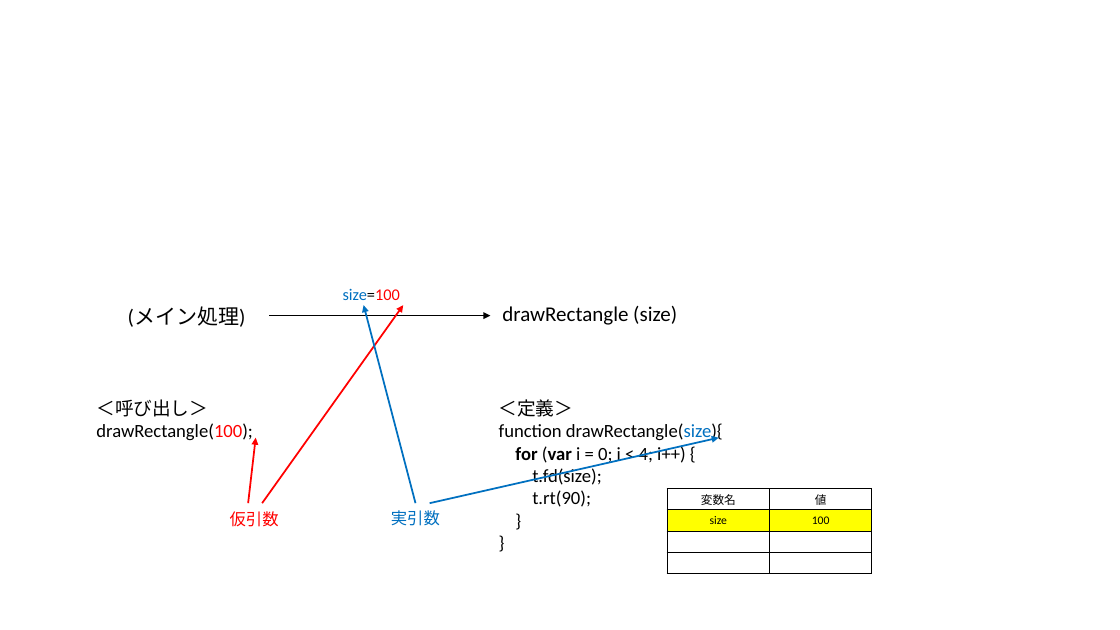
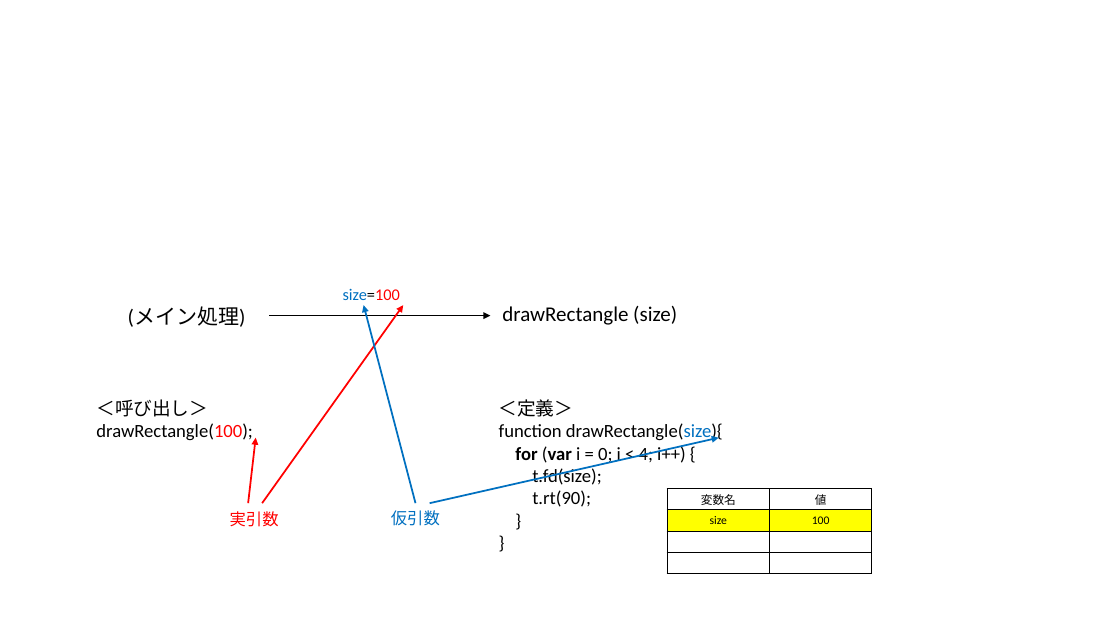
Before and after one commit to matsuzawalab/ssicj2020, a slide deck: slide 27 of text/imageworks.pptx. Drawn at 1120x630 pixels with LibreOffice and Linux fonts; fonts in the diff are those of the drawing. Boxes give left, top, right and bottom in pixels: in the first picture for what was removed or moved away, otherwise in the second. Text is boxed around its words. In the diff, an @@ line names an element or a change of style, - is before the commit and + after.

```diff
--- a/text/imageworks.pptx
+++ b/text/imageworks.pptx
@@ text at (230, 511, 279, 527): text changed @@
-仮引数
+実引数
@@ text at (391, 510, 440, 526): text changed @@
-実引数
+仮引数
```
Also in this commit, not shown: 1 other file.
